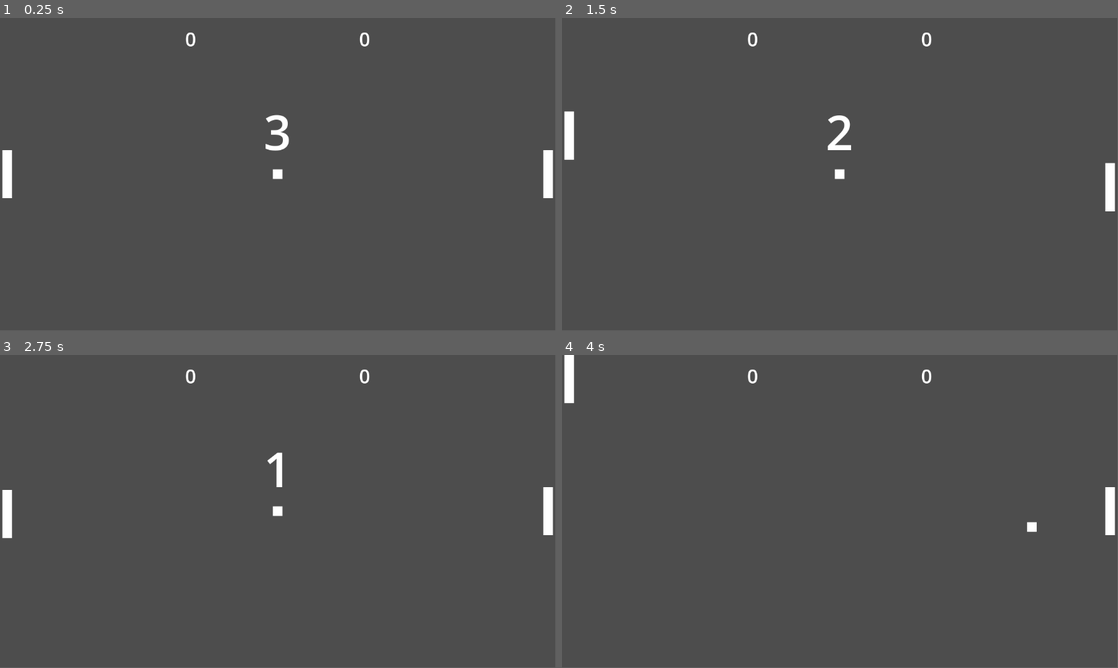
Above: before the commit, frames 1-4 (two rows, left to right).
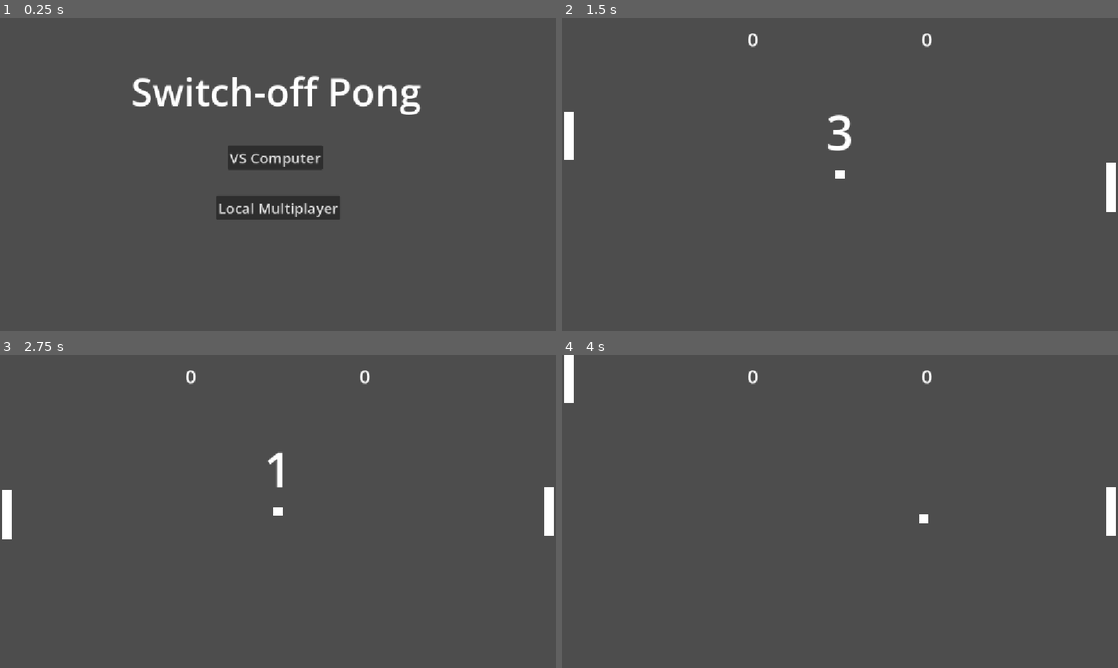
Above: after the commit, the same moments.

Repository: SpykieLucilius/Switch-Off-Pong
Game: Godot game, scene res://start_screen.tscn
Same seed, same stepped clock (60 frames per second), same inputs: the game is played once before the commit and once after it. Before the commit the project starts from res://main.tscn.
Inputs (mouse positions are in pixels of both pictures, inside the frame that each line leads up to):
- Up to frame 1 (0.25 s): no input
- Up to frame 2 (1.5 s): click (840, 208) at 0.5 s, where only the run after the commit has a clickable "Local Multiplayer"; tap Enter at 1.25 s; hold W (p1_Up) from 1.28 s (still down); tap Down (p2_Down) at 1.35 s
- Up to frame 3 (2.75 s): tap Up (p2_Up) at 1.55, 2.1 s; release W (p1_Up) at 2.03 s; hold S (p1_Down) from 2.03 s (still down); tap Down (p2_Down) at 2.3 s
- Up to frame 4 (4 s): release S (p1_Down) at 2.78 s; hold W (p1_Up) from 2.78 s (still down); tap Down (p2_Down) at 2.85, 3.8 s; tap Up (p2_Up) at 3.05, 3.6 s
The window is 799x449 before the commit and 800x450 after it. Grey fills any space a smaller window leaves; there, only what the larger window draws over its background counts as a difference.

The runs differ from the first frame. In frame 1, 5.5% of the frame differs, in the area x 0-100%, y 4-65%; in frame 2, 0.4%; in frame 3, 0.3%; in frame 4, 0.3%.

Commit message:
adding gamemode and vsComputer mode

Diff:
--- /dev/null
+++ b/game_manager.gd
@@ -0,0 +1,3 @@
+extends Node
+
+var game_mode = "multiplayer"
--- a/player_1.gd
+++ b/player_1.gd
@@ -2,7 +2,7 @@
 
 const SPEED = 400.0
 
-func _physics_process(delta):
+func _physics_process(_delta):
 	var direction = Input.get_axis("p1_Up", "p1_Down")
 	velocity.y = direction * SPEED
 	move_and_slide()
--- a/player_2.gd
+++ b/player_2.gd
@@ -1,8 +1,38 @@
 extends CharacterBody2D
 
 const SPEED = 400.0
+const AI_SPEED = 340.0
+
+var ball: Node2D = null
+var target_y: float = 0.0
+var reaction_timer: float = 0.0
+var reaction_interval: float = 0.2
+
+func _ready():
+	if GameManager.game_mode == "ai":
+		ball = get_node("/root/Main/Ball")
+		target_y = global_position.y
 
 func _physics_process(delta):
-	var direction = Input.get_axis("p2_Up", "p2_Down")
-	velocity.y = direction * SPEED
+	if GameManager.game_mode == "ai":
+		_ai_move(delta)
+	else:
+		var direction = Input.get_axis("p2_Up", "p2_Down")
+		velocity.y = direction * SPEED
+		move_and_slide()
+
+func _ai_move(delta):
+	if ball == null or ball.direction == Vector2.ZERO:
+		return
+
+	reaction_timer -= delta
+	if reaction_timer <= 0:
+		reaction_timer = reaction_interval
+		target_y = ball.global_position.y + randf_range(-60.0, 60.0)
+
+	var diff = target_y - global_position.y
+	if abs(diff) > 10:
+		velocity.y = sign(diff) * AI_SPEED
+	else:
+		velocity.y = 0
 	move_and_slide()
--- a/project.godot
+++ b/project.godot
@@ -11,9 +11,17 @@
 [application]
 
 config/name="Switch-Off Pong"
-run/main_scene="uid://b21ulwwin4omc"
+run/main_scene="uid://b5olk0sxlncs"
 config/features=PackedStringArray("4.6", "GL Compatibility")
 config/icon="res://icon.svg"
+
+[autoload]
+
+GameManager="*uid://c1dxsqlochxan"
+
+[display]
+
+window/stretch/mode="canvas_items"
 
 [dotnet]
 
--- /dev/null
+++ b/start_screen.gd
@@ -0,0 +1,9 @@
+extends Node2D
+
+func _on_multiplayer_button_pressed():
+	GameManager.game_mode = "multiplayer"
+	get_tree().change_scene_to_file("res://main.tscn")
+
+func _on_ai_button_pressed():
+	GameManager.game_mode = "ai"
+	get_tree().change_scene_to_file("res://main.tscn")
--- /dev/null
+++ b/start_screen.tscn
@@ -0,0 +1,33 @@
+[gd_scene format=3 uid="uid://b5olk0sxlncs"]
+
+[ext_resource type="Script" uid="uid://cyox188tnr8q1" path="res://start_screen.gd" id="1_ncxyx"]
+
+[node name="StartScreen" type="Node2D" unique_id=1867895430]
+script = ExtResource("1_ncxyx")
+
+[node name="GameTitle" type="Label" parent="." unique_id=670712785]
+offset_left = 272.0
+offset_top = 96.0
+offset_right = 872.0
+offset_bottom = 206.0
+theme_override_font_sizes/font_size = 80
+text = "Switch-off Pong"
+
+[node name="MultiplayerButton" type="Button" parent="." unique_id=1853372307]
+offset_left = 448.0
+offset_top = 368.0
+offset_right = 705.0
+offset_bottom = 418.0
+theme_override_font_sizes/font_size = 30
+text = "Local Multiplayer"
+
+[node name="ComputerButton" type="Button" parent="." unique_id=1834506094]
+offset_left = 472.0
+offset_top = 264.0
+offset_right = 669.0
+offset_bottom = 314.0
+theme_override_font_sizes/font_size = 30
+text = "VS Computer"
+
+[connection signal="pressed" from="MultiplayerButton" to="." method="_on_multiplayer_button_pressed"]
+[connection signal="pressed" from="ComputerButton" to="." method="_on_ai_button_pressed"]
Not shown, added: game_manager.gd.uid
Not shown, added: start_screen.gd.uid
